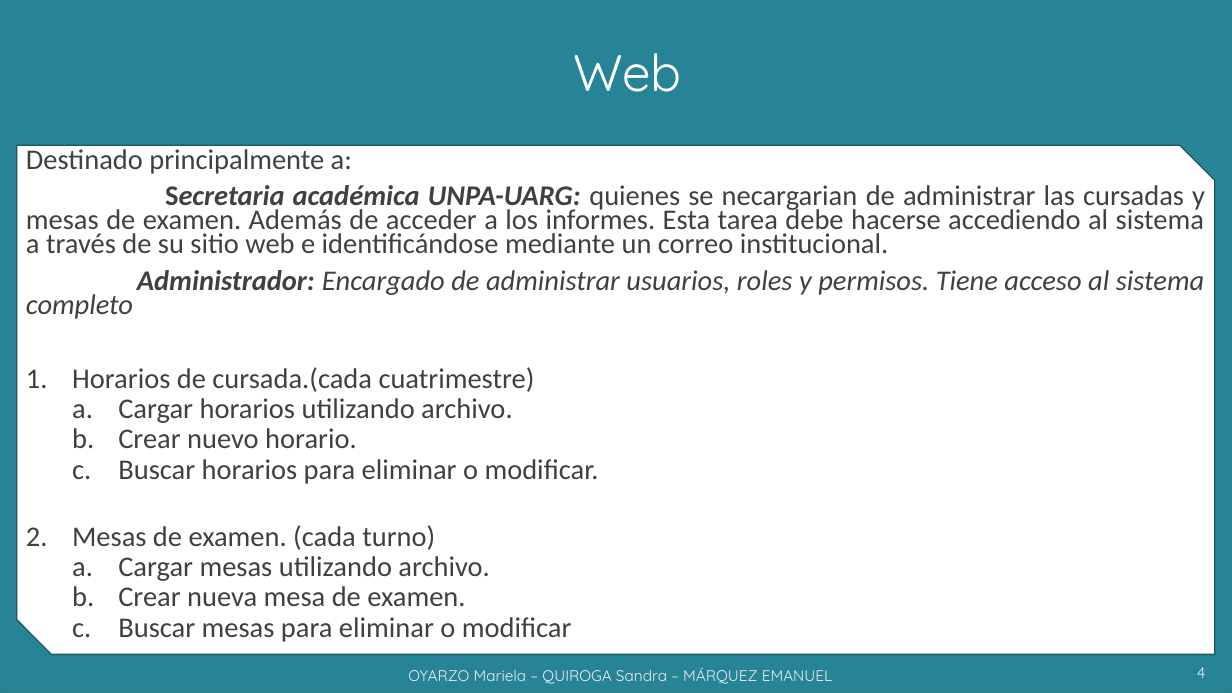
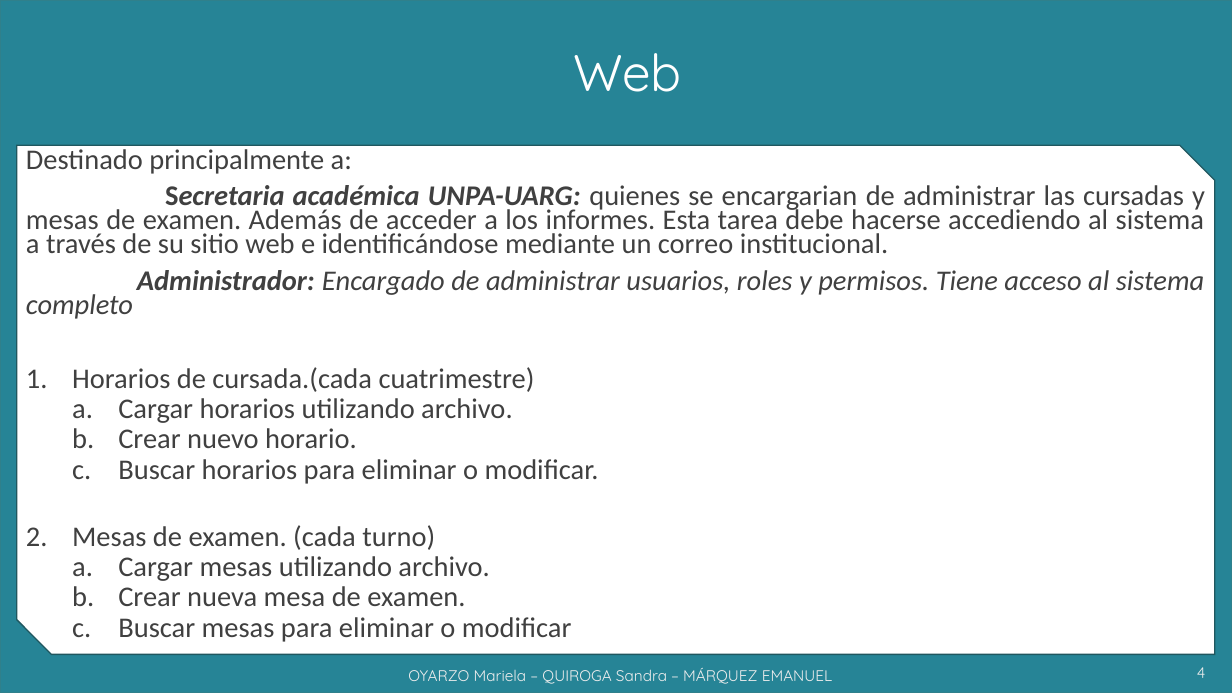
Before and after one commit to grupoyenu/yenu, a slide deck: slide 4 of 08. Presentaciones/Presentación 10 - 21.11.19.pptx. Drawn at 1232x693 pixels with LibreOffice and Linux fonts; fonts in the diff are those of the drawing; background and template pictures are left out. Boxes give left, top, right and bottom in pixels: in the first picture for what was removed or moved away, otherwise in the second. Text is boxed around its words. In the diff, an @@ line names an element or a change of style, - is before the commit and + after.

```diff
--- a/08. Presentaciones/Presentación 10 - 21.11.19.pptx
+++ b/08. Presentaciones/Presentación 10 - 21.11.19.pptx
@@ text at (26,185,1205,253): text changed @@
-Secretaria académica UNPA-UARG: quienes se necargarian de administrar las cursadas y mesas de examen. Además de acceder a los informes. Esta tarea debe hacerse accediendo al sistema a través de su sitio web e identificándose mediante un correo institucional.
+Secretaria académica UNPA-UARG: quienes se encargarian de administrar las cursadas y mesas de examen. Además de acceder a los informes. Esta tarea debe hacerse accediendo al sistema a través de su sitio web e identificándose mediante un correo institucional.
```
Also in this commit, not shown: 2 other slides changed, 1 slide added.
